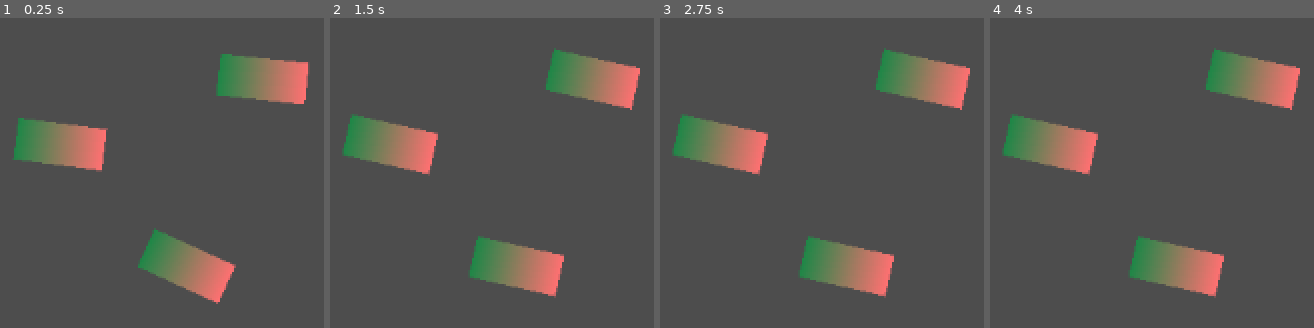
Above: before the commit, frames 1-4 (left to right).
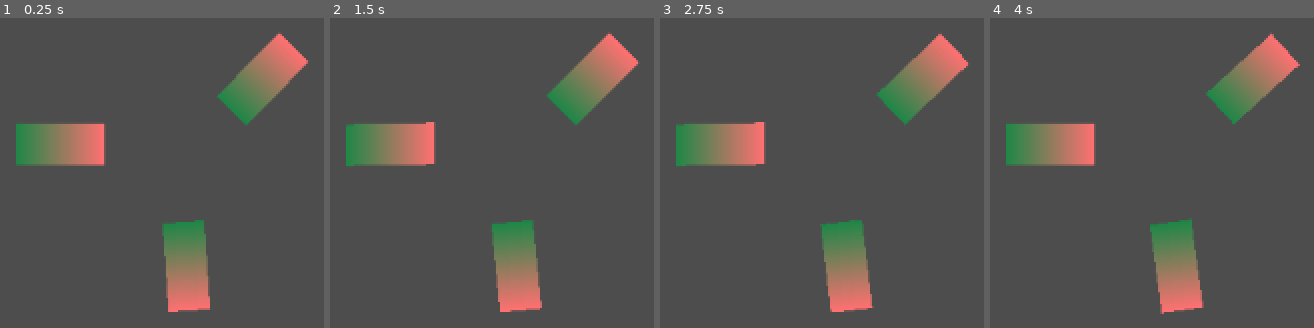
Above: after the commit, the same moments.

Repository: arrowira/CrystalSim
Game: Godot game, scene res://main.tscn
Two runs of this game, one before a commit and one after it. Both use one fixed random seed, a clock stepped at 60 frames per second and the inputs below.
Inputs:
- Up to frame 1 (0.25 s): no input
- Up to frame 2 (1.5 s): tap Enter at 1.25 s
- Up to frame 3 (2.75 s): tap Space at 2 s
- Up to frame 4 (4 s): tap Enter at 2.75 s; tap Space at 3.5 s

The runs differ from the first frame. In frame 1, 8.7% of the frame differs, in the area x 4-96%, y 4-95%; in frame 2, 9.8%, in the area x 3-96%, y 4-95%; in frame 3, 9.7%; in frame 4, 9.6%.

Commit message:
better rotation logic

Diff:
--- a/crystal-sim/molecule.gd
+++ b/crystal-sim/molecule.gd
@@ -14,13 +14,10 @@
 
 		var rotAdd = 0
 		for molecule in nearbyMolecules:
-			var negativeDistance = distance(molecule.getNegative(),getNegative())
-			var positiveDistance = distance(molecule.getPositive(),getPositive())
+			var negToPos = distance(getPositive(),molecule.getPositive())
+			var posToNeg = distance(getNegative(),molecule.getNegative())
+			rotAdd += 1/((negToPos-posToNeg)+0.001)
 
-			if rotation-molecule.rotation < 0:
-				rotAdd += abs(negativeDistance-positiveDistance)
-			else:
-				rotAdd -= abs(negativeDistance-positiveDistance)
 		rotate(Engine.time_scale*rotAdd/1000.0)
 	else:
 		underInfluence = false
